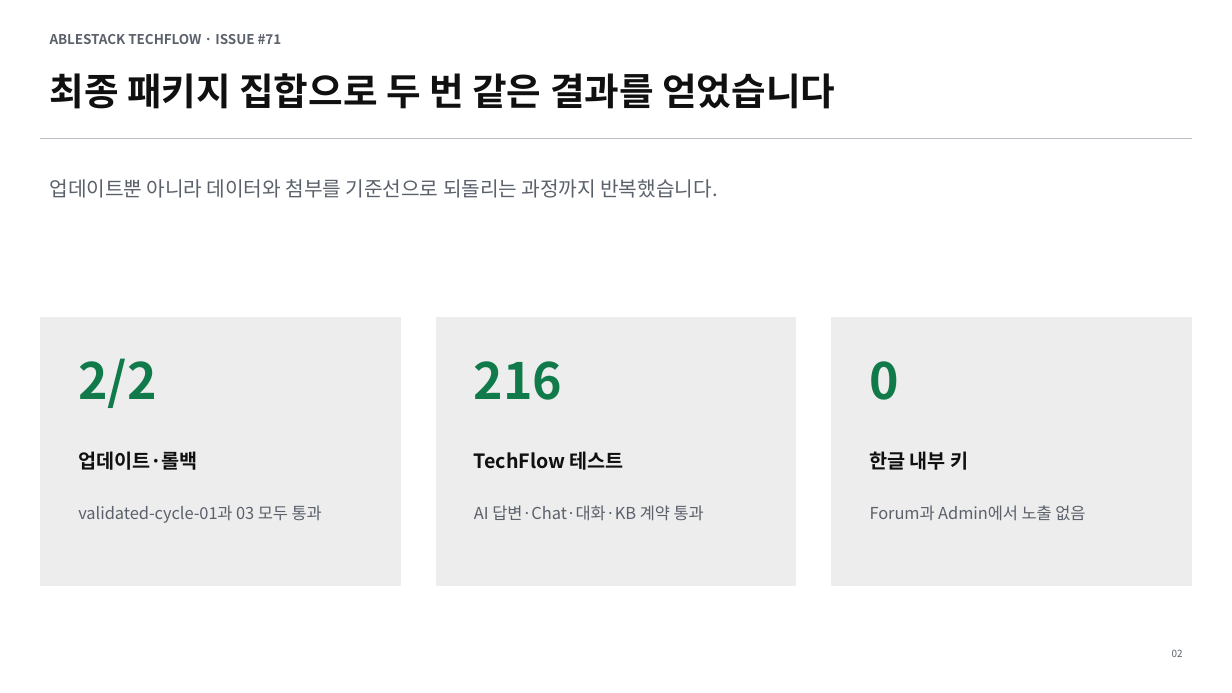
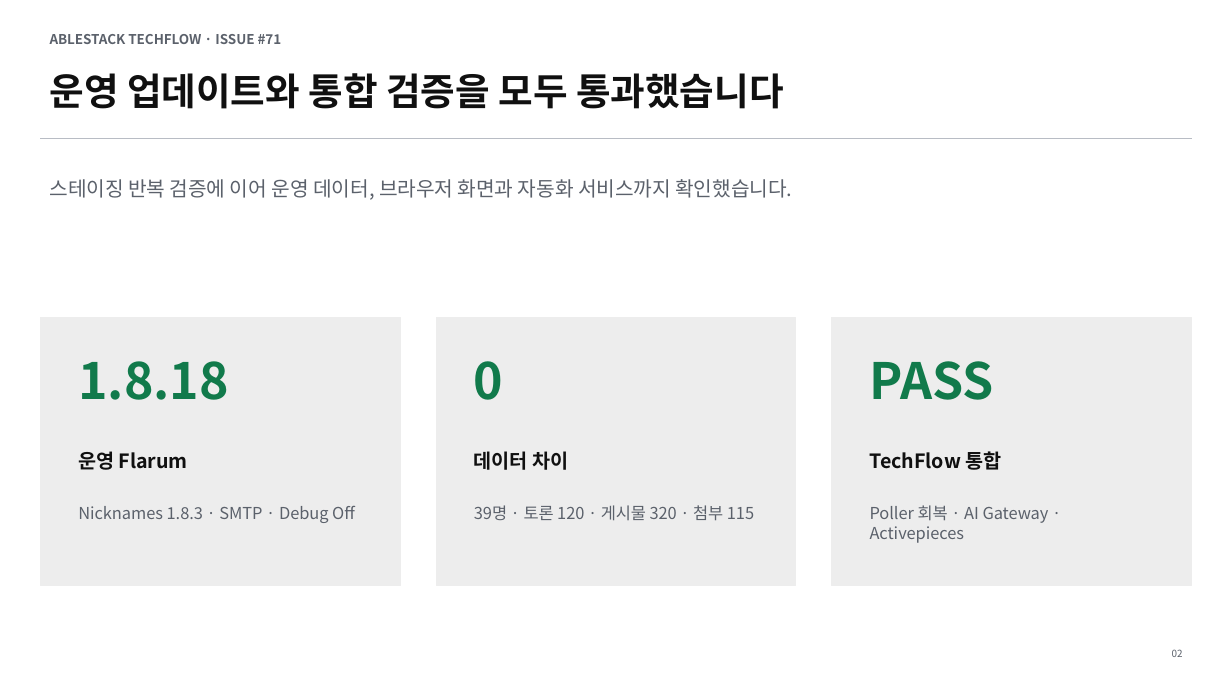
Before and after one commit to ablecloud-team/ablestack-techflow, a slide deck: slide 2 of output/presentation/techflow-flarum-1.8.18-upgrade.pptx. Drawn at 1232x693 pixels with LibreOffice and Linux fonts; fonts in the diff are those of the drawing. Boxes give left, top, right and bottom in pixels: in the first picture for what was removed or moved away, otherwise in the second. Text is boxed around its words. In the diff, an @@ line names an element or a change of style, - is before the commit and + after.

Commit message:
docs: Flarum 1.8.18 운영 배포 결과 반영

```diff
--- a/output/presentation/techflow-flarum-1.8.18-upgrade.pptx
+++ b/output/presentation/techflow-flarum-1.8.18-upgrade.pptx
@@ text at [49,73,784,109]: text changed @@
-최종 패키지 집합으로 두 번 같은 결과를 얻었습니다
+운영 업데이트와 통합 검증을 모두 통과했습니다
@@ text at [50,179,792,200]: text changed @@
-업데이트뿐 아니라 데이터와 첨부를 기준선으로 되돌리는 과정까지 반복했습니다.
+스테이징 반복 검증에 이어 운영 데이터, 브라우저 화면과 자동화 서비스까지 확인했습니다.
@@ text at [78,361,229,400]: text changed @@
-2/2
+1.8.18
@@ text at [474,361,504,400]: text changed @@
-216
+0
@@ text at [870,361,994,400]: text changed @@
-0
+PASS
@@ text at [78,451,188,470]: text changed @@
-업데이트·롤백
+운영 Flarum
@@ text at [474,451,568,470]: text changed @@
-TechFlow 테스트
+데이터 차이
@@ text at [870,451,1001,470]: text changed @@
-한글 내부 키
+TechFlow 통합
@@ text at [78,506,355,523]: text changed @@
-validated-cycle-01과 03 모두 통과
+Nicknames 1.8.3 · SMTP · Debug Off
@@ text at [474,505,754,521]: text changed @@
-AI 답변·Chat·대화·KB 계약 통과
+39명 · 토론 120 · 게시물 320 · 첨부 115
@@ text at [870,505,1049,543]: text changed @@
-Forum과 Admin에서 노출 없음
+Poller 회복 · AI Gateway · Activepieces
```
Also in this commit, not shown: 6 other slides changed, 12 other files.
